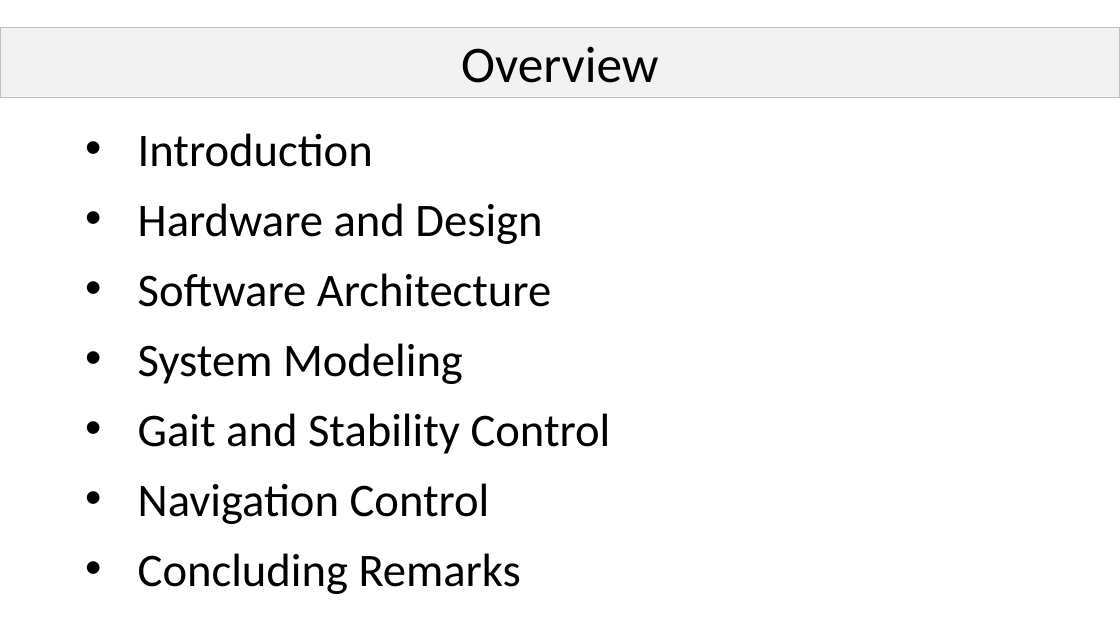
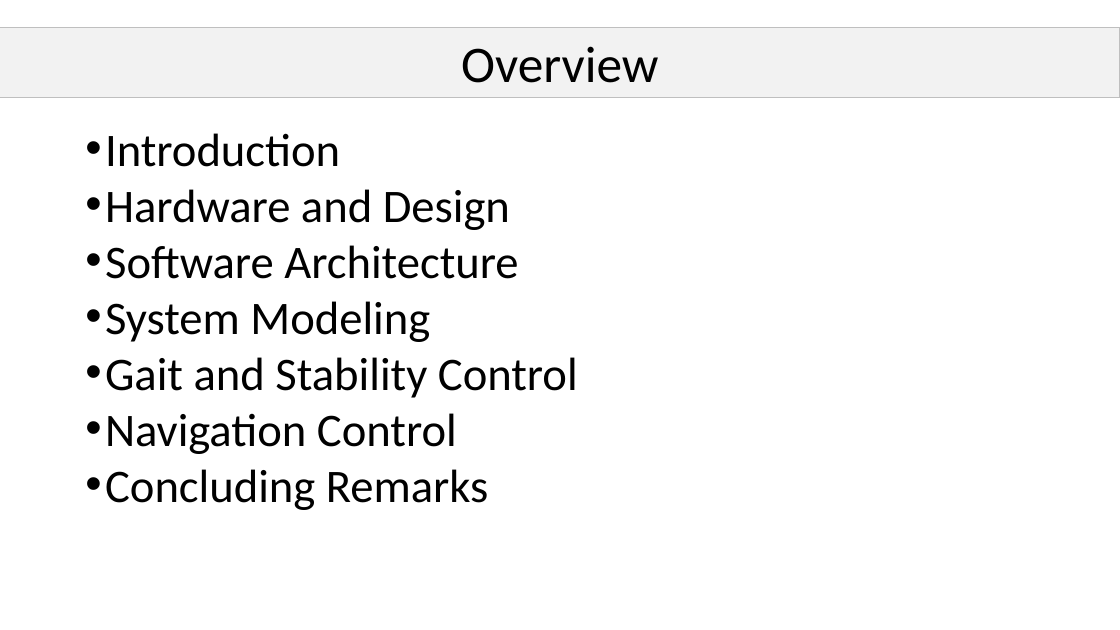
Before and after one commit to bcairl01/Masters-Thesis, a slide deck: slide 2 of presentation/main.pptx. Drawn at 1120x630 pixels with LibreOffice and Linux fonts; fonts in the diff are those of the drawing. Boxes give left, top, right and bottom in pixels: in the first picture for what was removed or moved away, otherwise in the second. Text is boxed around its words. In the diff, an @@ line names an element or a change of style, - is before the commit and + after.

```diff
--- a/presentation/main.pptx
+++ b/presentation/main.pptx
@@ text "Introduction" at (105,133,578,510): indent changed; less space between paragraphs @@
```
Also in this commit, not shown: 3 other slides changed, 4 slides added, 12 other files.
